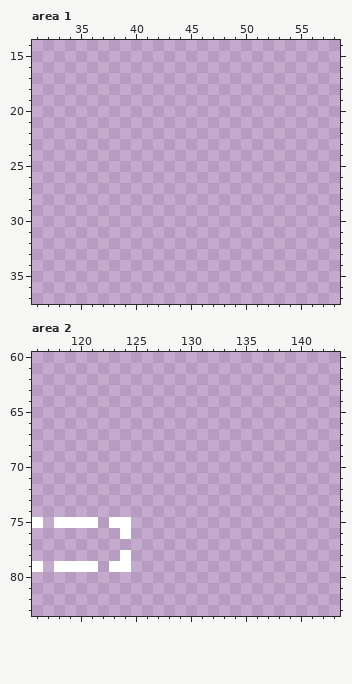
One commit to this pixel-art file: Table for None/Assets/Sprites/stations.aseprite. The picture above was drawn from the file before the commit.
144x128 pixels, 1 frame. Shown: area 1: x 31..58, y 14..37; area 2: x 116..143, y 60..83.
Now the later version:
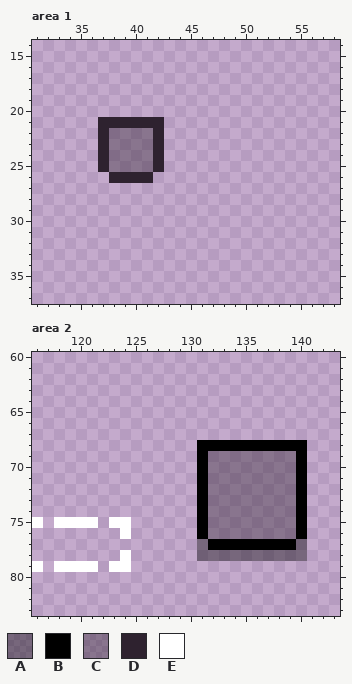
Palette (. is transparent): A #00000064  B #000000  C #2e222f64  D #2e222f  E #ffffff
From old to new:
Area 1, layer "Layer 1":
y 21: x 37..42 ...... -> DDDDDD
y 22..25: x 37..42 ...... -> DCCCCD
y 26: x 38..41 .... -> DDDD
Area 2, layer "Layer 1":
y 68: x 131..140 .......... -> BBBBBBBBBB
y 69..76: x 131..140 .......... -> BCCCCCCCCB
y 77: x 131..140 .......... -> ABBBBBBBBA
y 78: x 131..140 .......... -> AAAAAAAAAA
Changed places in both pictures, as pixel boxes (x1, y1, x2, y2):
added: (98, 117, 164, 183)
added: (197, 440, 307, 561)
